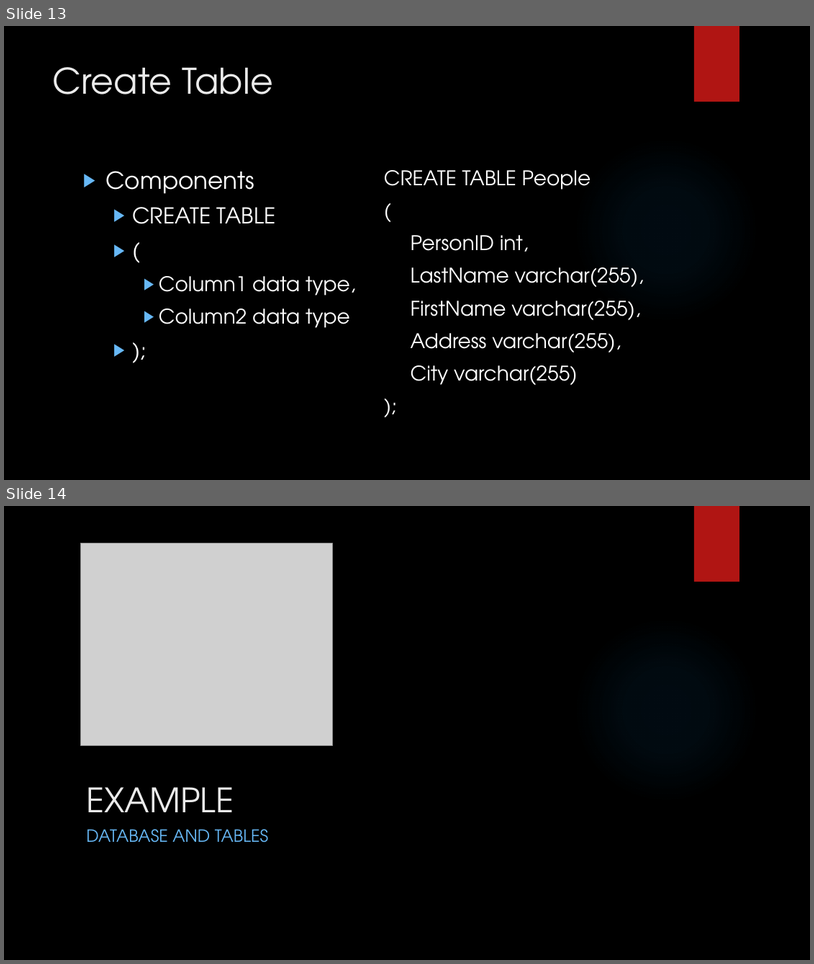
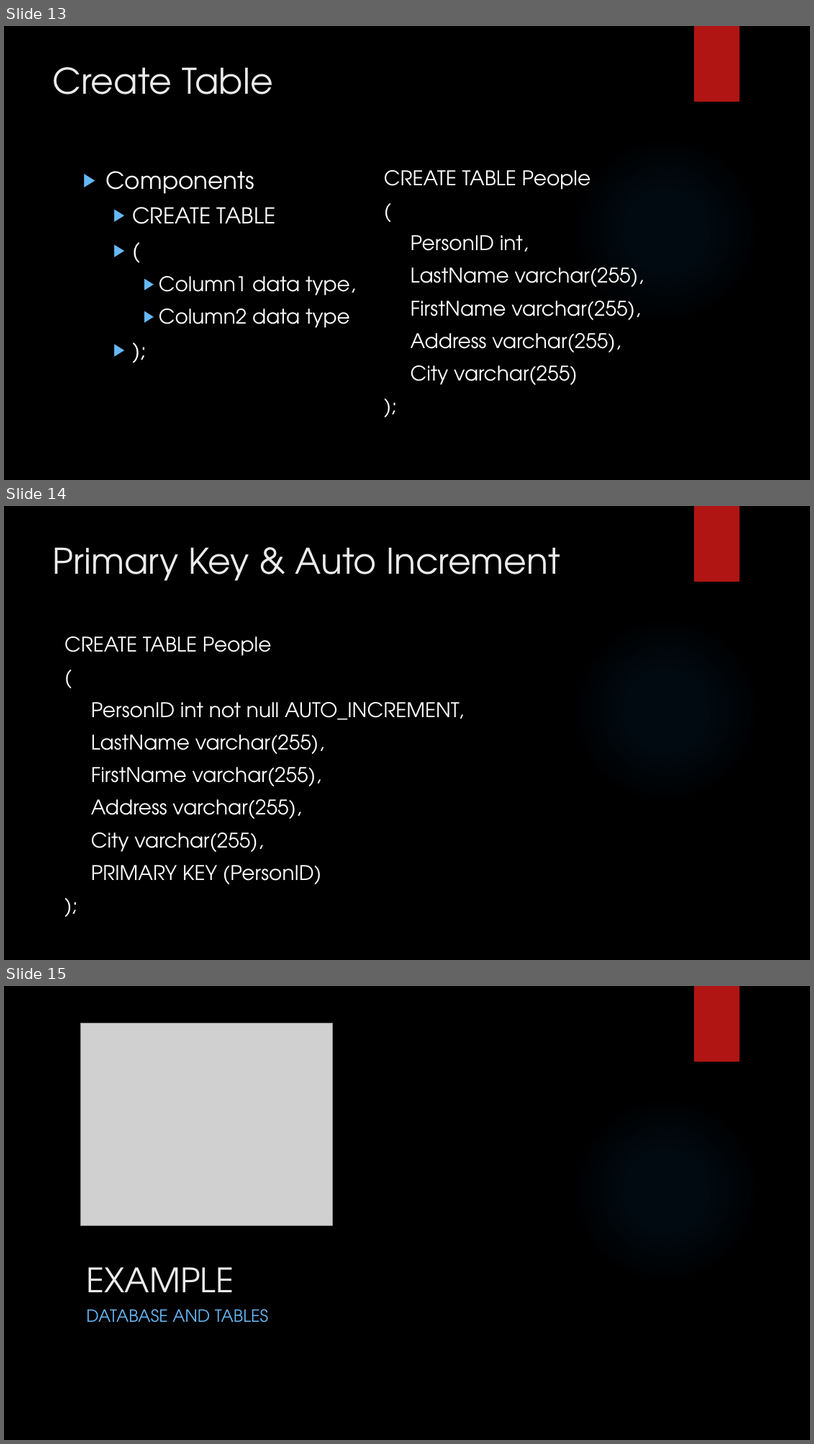
Before and after one commit to LogolsLLC/Logols-May2018, a slide deck: Slides/04_Sql_TrainingPlan.pptx. Shown one above the other, each under a label of ours: slides 13 and 14 before the commit, slides 13, 14 and 15 after it. The pictures are 814x964 and 814x1444 pixels, drawn with LibreOffice and Linux fonts; fonts in the diff are those of the drawing; grey boxes stand for pictures; background and template pictures are left out. Boxes give left, top, right and bottom in pixels: in the first picture for what was removed or moved away, otherwise in the second. Text is boxed around its words. In the diff, an @@ line names an element or a change of style, - is before the commit and + after.

```diff
--- a/Slides/04_Sql_TrainingPlan.pptx
+++ b/Slides/04_Sql_TrainingPlan.pptx
@@ slide 14 added at box(4, 506, 810, 960), background picture (left out); not listed: 2 template elements that a slide beside it also shows @@
@@ title added at box(53, 547, 561, 581), 42 pt, text #EBEBEB @@
+Primary Key & Auto Increment
@@ text added at box(64, 636, 464, 884), 24 pt, text #FFFFFF @@
+CREATE TABLE People
+(
+  PersonID int not null AUTO_INCREMENT,
+  LastName varchar(255),
+  FirstName varchar(255),
+  Address varchar(255),
+  City varchar(255),
+  PRIMARY KEY (PersonID)
+);
@@ what was slide 14 is now slide 15 @@
```
Also in this commit, not shown: 10 slides changed, 1 other file.
